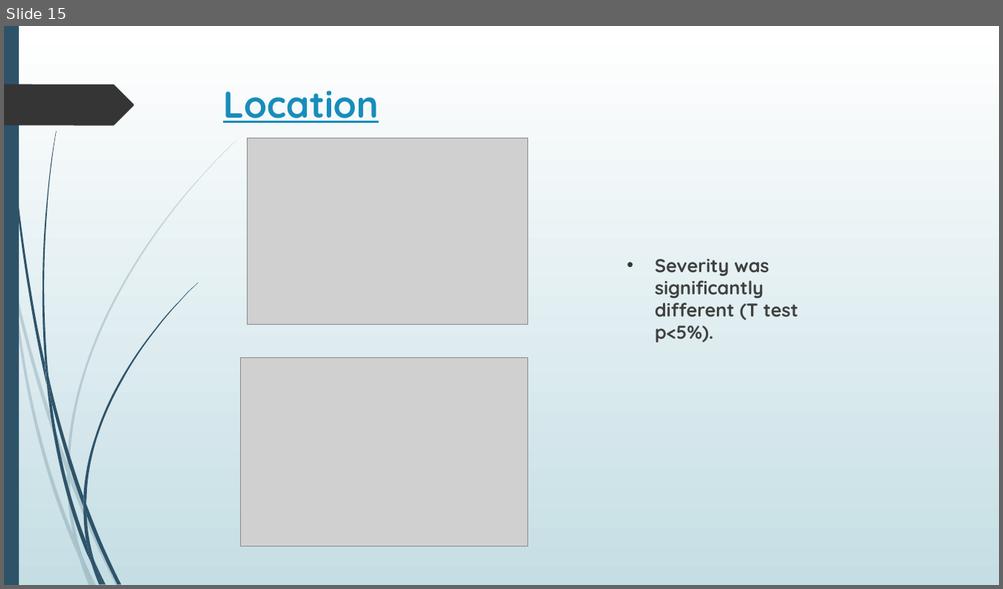
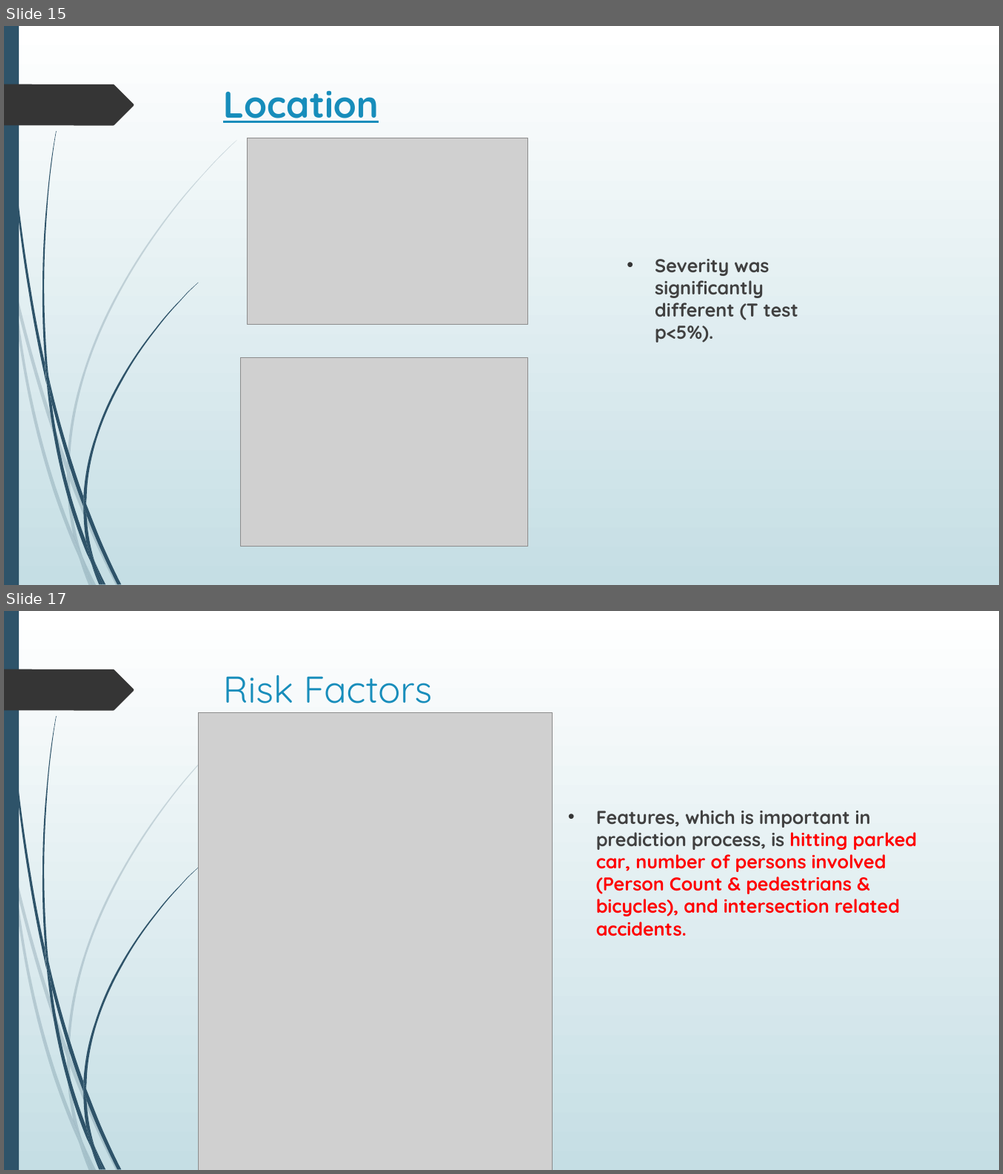
Before and after one commit to dr-askar/IBM_capstone, a slide deck: Predicting the severity of accidents.pptx. Shown one above the other, each under a label of ours: slide 15 before the commit, slides 15 and 17 after it; the slides between them are not shown. The pictures are 1003x589 and 1003x1174 pixels, drawn with LibreOffice and Linux fonts; fonts in the diff are those of the drawing; grey boxes stand for pictures. Boxes give left, top, right and bottom in pixels: in the first picture for what was removed or moved away, otherwise in the second. Text is boxed around its words. In the diff, an @@ line names an element or a change of style, - is before the commit and + after.

```diff
--- a/Predicting the severity of accidents.pptx
+++ b/Predicting the severity of accidents.pptx
@@ slide 17 added at [4, 611, 999, 1170], background gradient #FFFFFF to #C5DEE5; not listed: 24 template elements that a slide beside it also shows @@
@@ title added at [223, 675, 432, 713], 36 pt, text #178DBB @@
+Risk Factors
@@ picture added at [198, 712, 552, 1170] @@
@@ text added at [596, 810, 916, 937], 18 pt, text #FF0000, bold @@
+• Features, which is important in prediction process, is hitting parked car, number of persons involved (Person Count & pedestrians & bicycles), and intersection related accidents.
```
Also in this commit, not shown: 2 slides changed, 1 other slide added, 1 slide removed, 3 other files.
